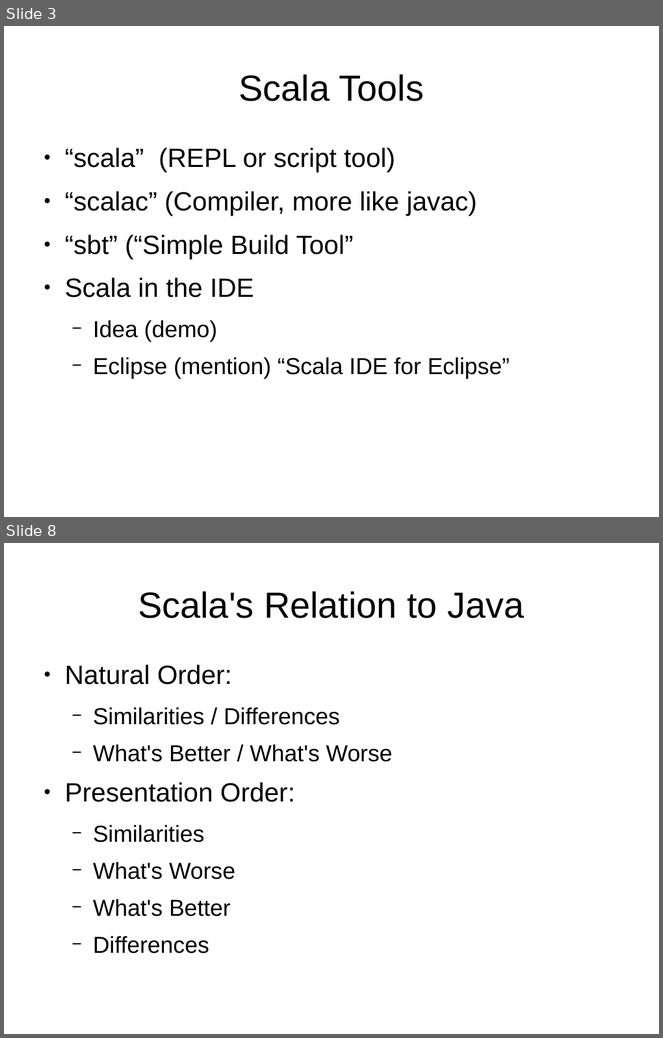
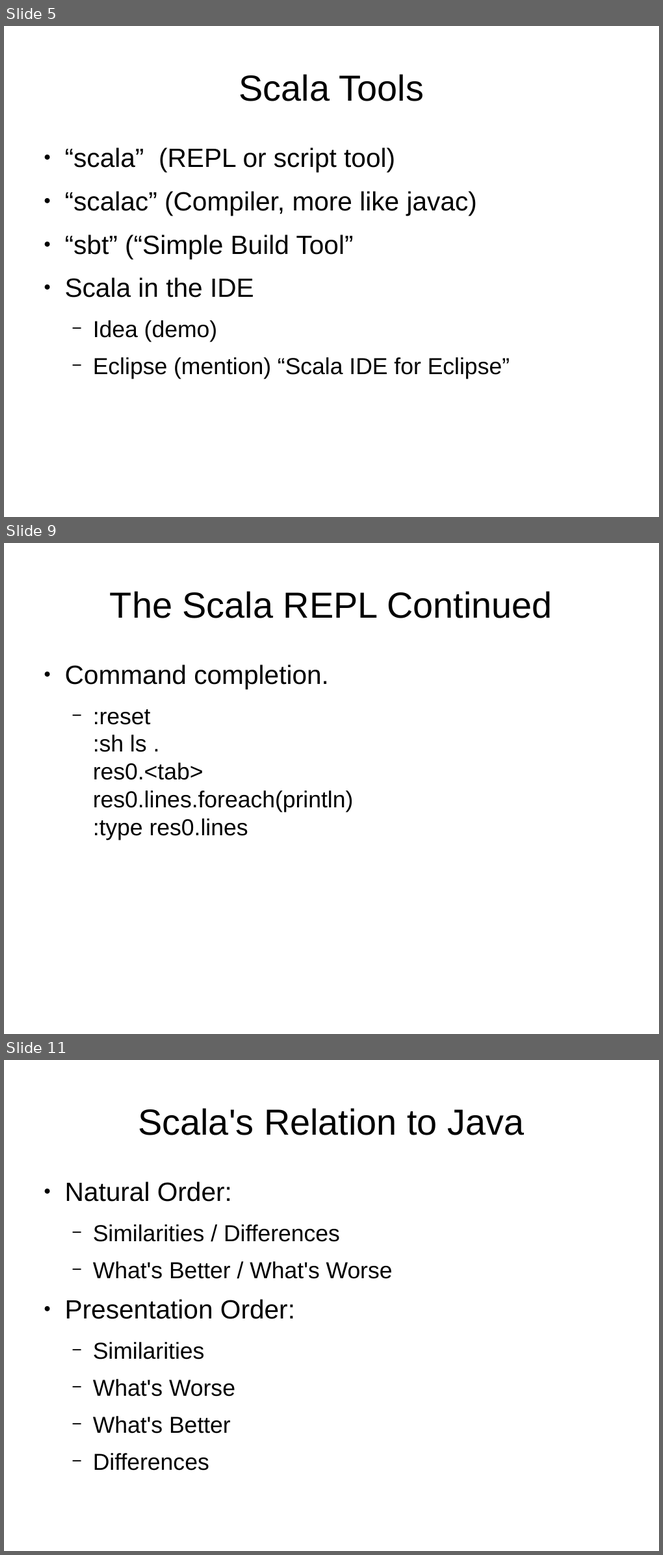
Before and after one commit to JohnLockwood/ScalaTalkSacjug, a slide deck: ScalaDecember2014.odp. Shown one above the other, each under a label of ours: slides 3 and 8 before the commit, slides 5, 9 and 11 after it; the slides between them are not shown. The pictures are 663x1038 and 663x1555 pixels, drawn with LibreOffice and Linux fonts; fonts in the diff are those of the drawing. Boxes give left, top, right and bottom in pixels: in the first picture for what was removed or moved away, otherwise in the second. Text is boxed around its words. In the diff, an @@ line names an element or a change of style, - is before the commit and + after.

Commit message:
Improve directory organization; continue presentation work.

```diff
--- a/ScalaDecember2014.odp
+++ b/ScalaDecember2014.odp
@@ slide 9 added at [4,543,659,1034], background #FFFFFF @@
@@ title added at [110,591,553,618], 44 pt, text #000000 @@
+The Scala REPL Continued
@@ text added at [65,665,354,840], 28 pt, text #000000 @@
+● Command completion.
+  − :reset
+    :sh ls .
+    res0.<tab>
+    res0.lines.foreach(println)
+    :type res0.lines
@@ what was slide 3 is now slide 5 @@
@@ what was slide 8 is now slide 11 @@
```
Also in this commit, not shown: 7 slides changed, 4 other slides added, 2 slides removed, 20 other files.
